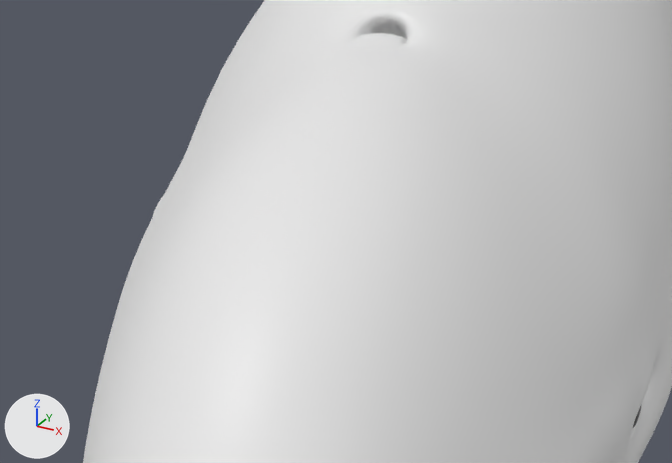
The glTF model assets/delfin/scene_LOD0.gltf as it was, and as the next commit left it.
Camera for both pictures: a 50 mm camera at (0.014, -1.39, -0.803) aimed at (-0.166, -1.062, -0.967). The axes (+X, +Y, +Z) are drawn at lower left. The lights are the same throughout. Where no turn or scale is listed for an object, it has been applied to the vertices. Vertices at the same position are counted once.
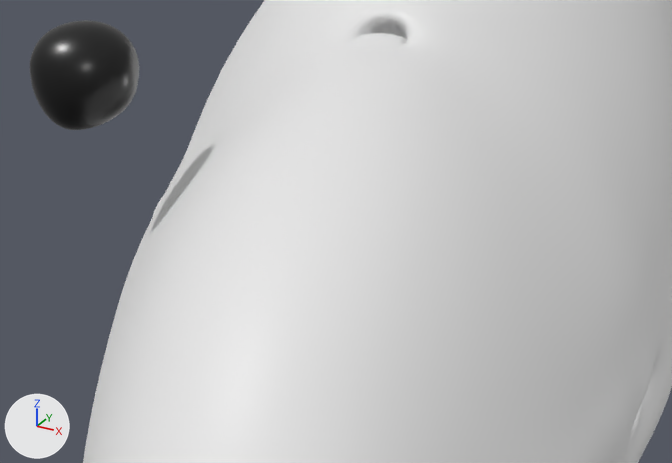
The change in detail:
me_object_1 has 3972 vertices, 7936 faces and spans x -0.025..0.221, y -0.417..-0.324, z -0.055..-0.007.
me_object_1 is used by ob_object_8; location (-0.2583, -0.659, -1.0247).
me_object_1 part 1: the loose piece of 1986 vertices spanning x -0.025..0.016, y -0.417..-0.377, z -0.055..-0.013 is moved by (0.019, -0.067, 0.165).
me_object_1 part 2: the loose piece of 1986 vertices spanning x 0.18..0.221, y -0.363..-0.324, z -0.047..-0.007 is deleted.

Pixel boxes [x1, y1, x2, y2] of what changed, in the pictures (672 x 463 px; the box of a moved part takes in the faces that stretch with it):
'Object_8', reshaped
    before: [633, 406, 641, 428]
    after: [30, 20, 139, 130]
part 1 of me_object_1, moved or reshaped (not visible before)
    after: [30, 20, 139, 130]
part 2 of me_object_1, deleted
    before: [633, 406, 641, 428]
